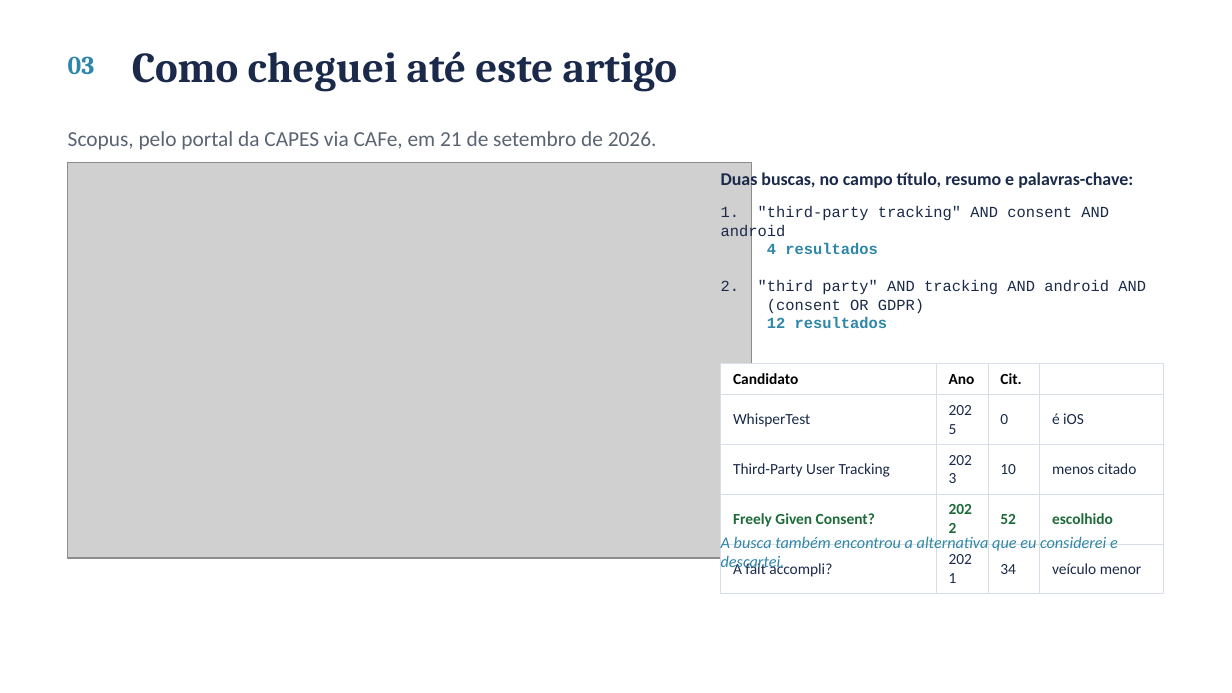
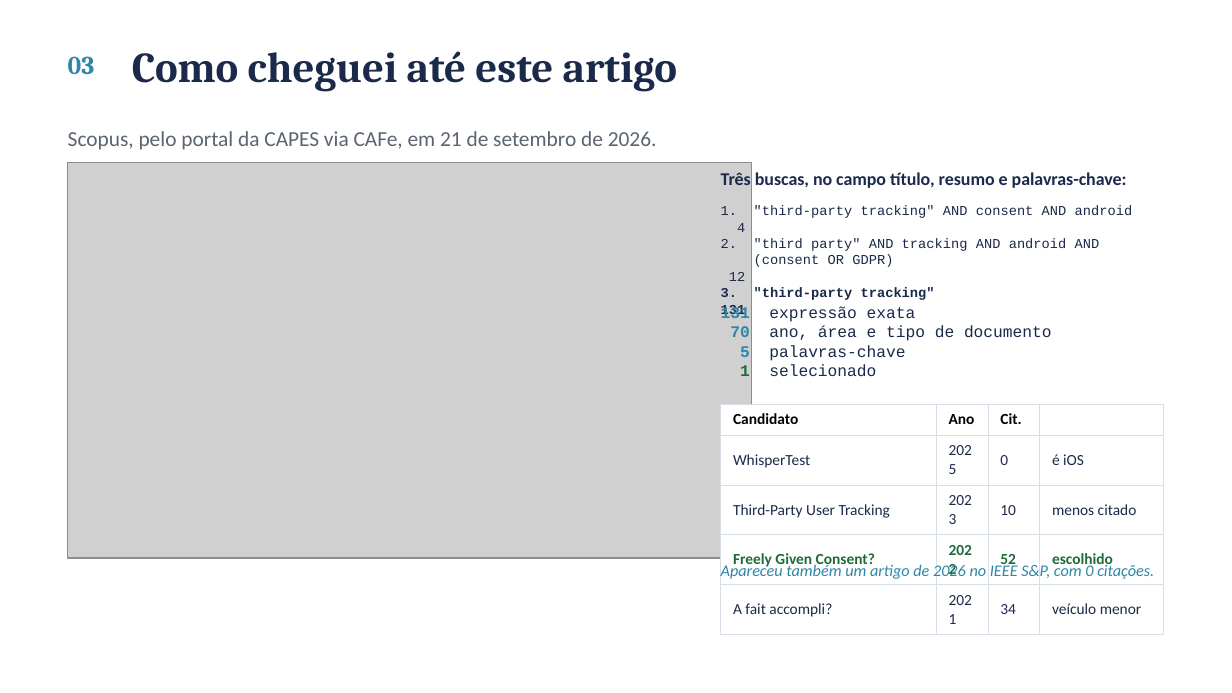
Before and after one commit to ClaudioAMF1/TCC, a slide deck: slide 4 of seminario/seminario-analise-de-artigo.pptx. Drawn at 1232x693 pixels with LibreOffice and Linux fonts; fonts in the diff are those of the drawing; grey boxes stand for pictures. Boxes give left, top, right and bottom in pixels: in the first picture for what was removed or moved away, otherwise in the second. Text is boxed around its words. In the diff, an @@ line names an element or a change of style, - is before the commit and + after.

```diff
--- a/seminario/seminario-analise-de-artigo.pptx
+++ b/seminario/seminario-analise-de-artigo.pptx
@@ text at (721, 172, 1127, 188): text changed @@
-Duas buscas, no campo título, resumo e palavras-chave:
+Três buscas, no campo título, resumo e palavras-chave:
@@ text at (721, 205, 1133, 232): text changed; size 9 to 8 pt @@
-1. "third-party tracking" AND consent AND android
-4 resultados
+1. "third-party tracking" AND consent AND android 4
@@ text at (721, 238, 1100, 251): size 9 to 8 pt in "2. "third party" AND tracking AND android ..." @@
@@ text at (721, 255, 935, 300): text changed; size 9 to 8 pt; bold on @@
-(consent OR GDPR)
-12 resultados
+(consent OR GDPR) 12
+3. "third-party tracking" 131
@@ text added at (721, 306, 1052, 376), 9.5 pt, text #1B2A4A @@
+131 expressão exata
+70 ano, área e tipo de documento
+5 palavras-chave
+1 selecionado
@@ table: place and size @@
-table at (721, 363, 1163, 581)
+table at (721, 404, 1163, 621)
@@ text removed at (721, 536, 1118, 572) @@
-A busca também encontrou a alternativa que eu considerei e descartei.
@@ text added at (970, 563, 1154, 579), 9.5 pt, text #2E86A8, italic @@
+Apareceu também um artigo de 2026 no IEEE S&P, com 0 citações.
```
Also in this commit, not shown: 28 other files.
